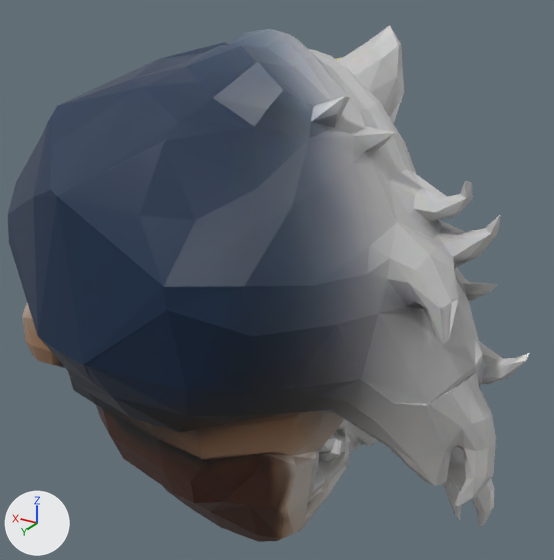
The glTF model uniturnoeyeballhorn.glb as it was, and as the next commit left it.
The view is the same before and after, from a 50 mm lens placed at (-1.42, 2.186, 1.272), pointed at (-0.133, 0.041, 0.199). Arrows for +X, +Y and +Z are at lower left; the lights stay in place. Where no turn or scale is listed for an object, it has been applied to the vertices.

In view in the first picture: 'uniturnoeyeballhorn'.
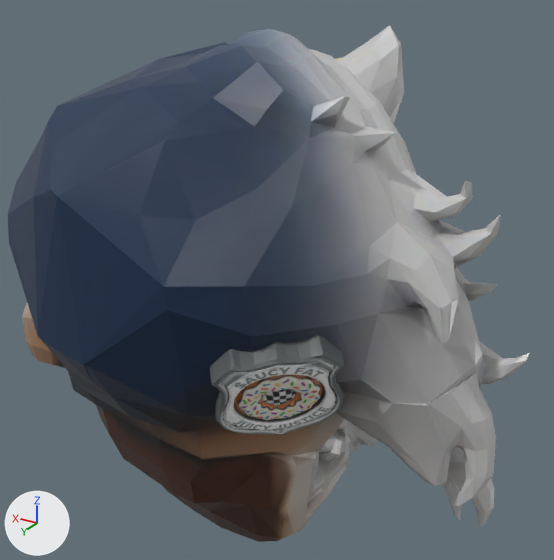
Location of each change, (x1, y1, x2, y2) in pixels of the pictures (554 x 560 px):
'tripo_node_01f88ef3-d32f-43f8-9dc8-b3f028ba6b60', added
    after: (209, 334, 344, 435)

The edits, one by one:
Picture 'badge' (img_badge) is new.
Material 'tripo_mat_01f88ef3-d32f-43f8-9dc8-b3f028ba6b60' (mat_tripo_mat_01f88ef3_d32f_43f8_9dc8_b3f028ba6b60) is new.
Its texture is img_badge.
Mesh me_tripo_mesh_01f88ef3_d32f_43f8_9dc8_b3f028ba6b60 is new.
It has 578 vertices, 1152 faces and spans x -0.16..0.206, y -0.201..0.164, z -0.2..0.202.
It uses material mat_tripo_mat_01f88ef3_d32f_43f8_9dc8_b3f028ba6b60 (picture img_badge).
Object 'tripo_node_01f88ef3-d32f-43f8-9dc8-b3f028ba6b60' (ob_tripo_node_01f88ef3_d32f_43f8_9dc8_b3f028ba6b60) is new; it shows me_tripo_mesh_01f88ef3_d32f_43f8_9dc8_b3f028ba6b60.
Its location is (-0.504, 0.633, 0.161).
